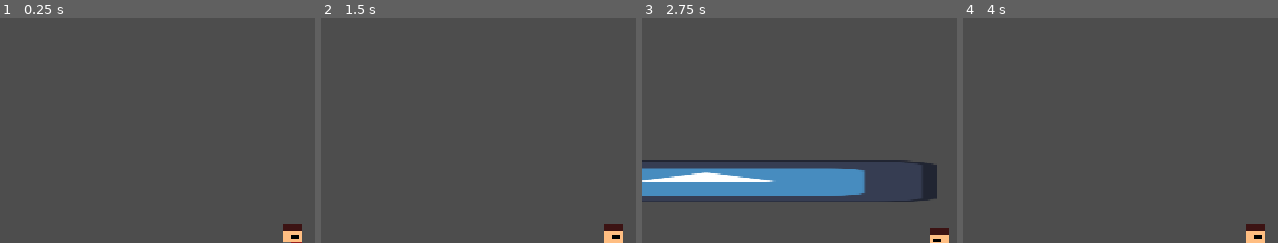
Above: before the commit, frames 1-4 (left to right).
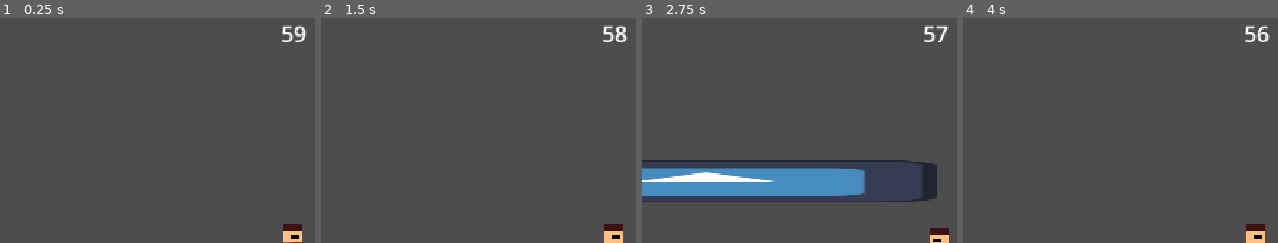
Above: after the commit, the same moments.

Repository: Coog-Interactive/GMTK-Team-Godot
Game: Godot game, scene res://source/scenes/level0.tscn
Same seed, same stepped clock (60 frames per second), same inputs: the game is played once before the commit and once after it. The project has no main scene, so this scene is started directly. The engine's default icon, where the game draws it, is replaced by a stand-in: a white triangle on a blue panel in a dark square.
Inputs:
- Up to frame 1 (0.25 s): no input
- Up to frame 2 (1.5 s): tap Enter (ui_accept) at 0.5, 0.77 s; hold Z (dash) 0.53-1.28 s; hold Right (ui_right) from 0.53 s (still down); tap Z (dash) at 1.35 s
- Up to frame 3 (2.75 s): tap Enter (ui_accept) at 1.52 s; release Right (ui_right) at 2.03 s; hold Left (ui_left) from 2.03 s (still down); hold Z (dash) from 2.03 s (still down)
- Up to frame 4 (4 s): release Left (ui_left) at 2.78 s; release Z (dash) at 2.78 s; hold Right (ui_right) from 2.78 s (still down); tap Z (dash) at 2.85 s; tap Enter (ui_accept) at 3.02, 3.77 s; hold Z (dash) from 3.53 s (still down)
The pictures show only the part of the screen within x 17-67%, y 0-50%; the shares and areas given below are measured in that part.

The runs differ from the first frame. In frame 1, 0.4% of the frame differs, in the area x 89-98%, y 3-11%; in frame 2, 0.4%; in frame 3, 0.3%; in frame 4, 0.4%.

Commit message:
Add Simple Countdown Timer

Diff:
--- a/source/scenes/hud.tscn
+++ b/source/scenes/hud.tscn
@@ -5,11 +5,25 @@
 [sub_resource type="LabelSettings" id="LabelSettings_nusuv"]
 font_size = 24
 
+[sub_resource type="LabelSettings" id="LabelSettings_blbsr"]
+font_size = 32
+
 [node name="Hud" type="CanvasLayer" unique_id=1092806811]
 script = ExtResource("1_blbsr")
 
-[node name="Label" type="Label" parent="." unique_id=1226867488]
+[node name="Score" type="Label" parent="." unique_id=1226867488]
 offset_right = 40.0
 offset_bottom = 23.0
 text = "Score: 0"
 label_settings = SubResource("LabelSettings_nusuv")
+
+[node name="Timer" type="Label" parent="." unique_id=1786105002]
+anchors_preset = 5
+anchor_left = 0.5
+anchor_right = 0.5
+offset_left = -20.0
+offset_right = 20.0
+offset_bottom = 23.0
+grow_horizontal = 2
+text = "60"
+label_settings = SubResource("LabelSettings_blbsr")
--- a/source/scenes/level0.tscn
+++ b/source/scenes/level0.tscn
@@ -33,3 +33,7 @@
 
 [node name="GameManager" type="Node" parent="." unique_id=72185749]
 script = ExtResource("5_re8r4")
+
+[node name="Timer" type="Timer" parent="GameManager" unique_id=546561401]
+wait_time = 60.0
+one_shot = true
--- a/source/scripts/game_manager.gd
+++ b/source/scripts/game_manager.gd
@@ -2,6 +2,12 @@
 
 var score: int = 0
 
+# Testing
+func _ready() -> void:
+	$Timer.start()
+
 func increase_score(points: int) -> void:
 	score += points
-	$"../Hud".update_ui(score)
+
+func _process(delta: float) -> void:
+	$"../Hud".update_ui(score, $Timer.time_left)
--- a/source/scripts/hud.gd
+++ b/source/scripts/hud.gd
@@ -6,5 +6,6 @@
 func _process(delta: float) -> void:
 	pass
 
-func update_ui(score: int) -> void:
-	$Label.text = "Score: " + str(score)
+func update_ui(score: int, time: int) -> void:
+	$Score.text = "Score: " + str(score)
+	$Timer.text = str(time)
